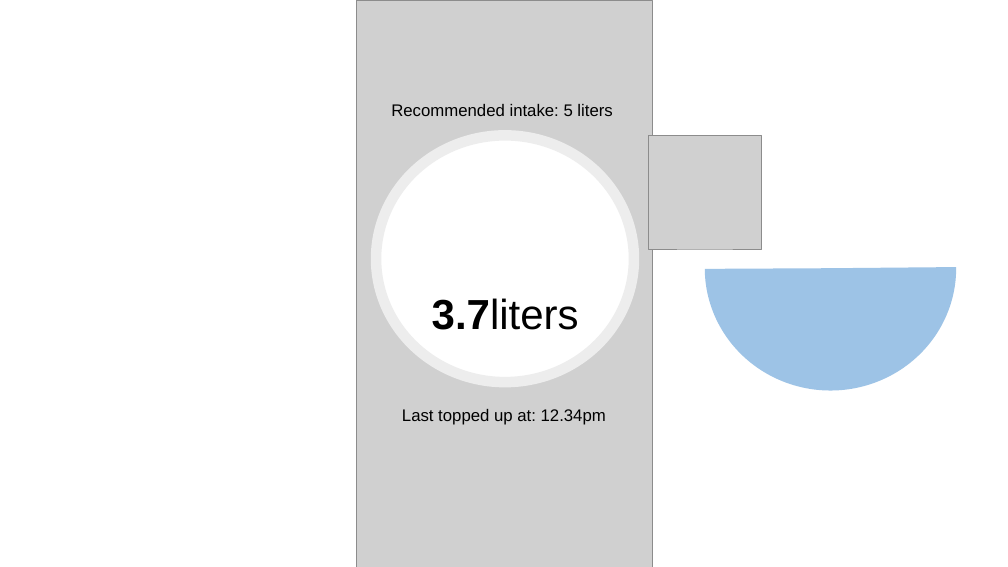
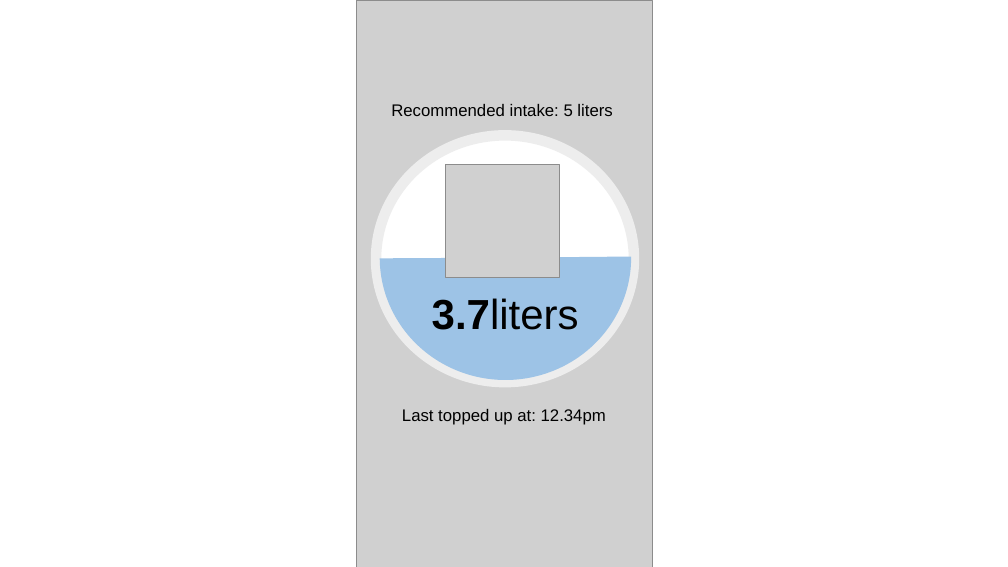
Before and after one commit to weekian/HydrateME, a slide deck: slide 1 of icons/today template.pptx. Drawn at 1008x567 pixels with LibreOffice and Linux fonts; fonts in the diff are those of the drawing; grey boxes stand for pictures. Boxes give left, top, right and bottom in pixels: in the first picture for what was removed or moved away, otherwise in the second. Text is boxed around its words. In the diff, an @@ line names an element or a change of style, - is before the commit and + after.

```diff
--- a/icons/today template.pptx
+++ b/icons/today template.pptx
@@ pie slice (boxed as its full ellipse): place and size @@
-pie slice (boxed as its full ellipse) at bbox=[705, 146, 957, 391]
+pie slice (boxed as its full ellipse) at bbox=[380, 135, 631, 380]
@@ picture: place and size @@
-picture at bbox=[648, 135, 761, 249]
+picture at bbox=[445, 164, 559, 278]
```
Also in this commit, not shown: 6 other files.
